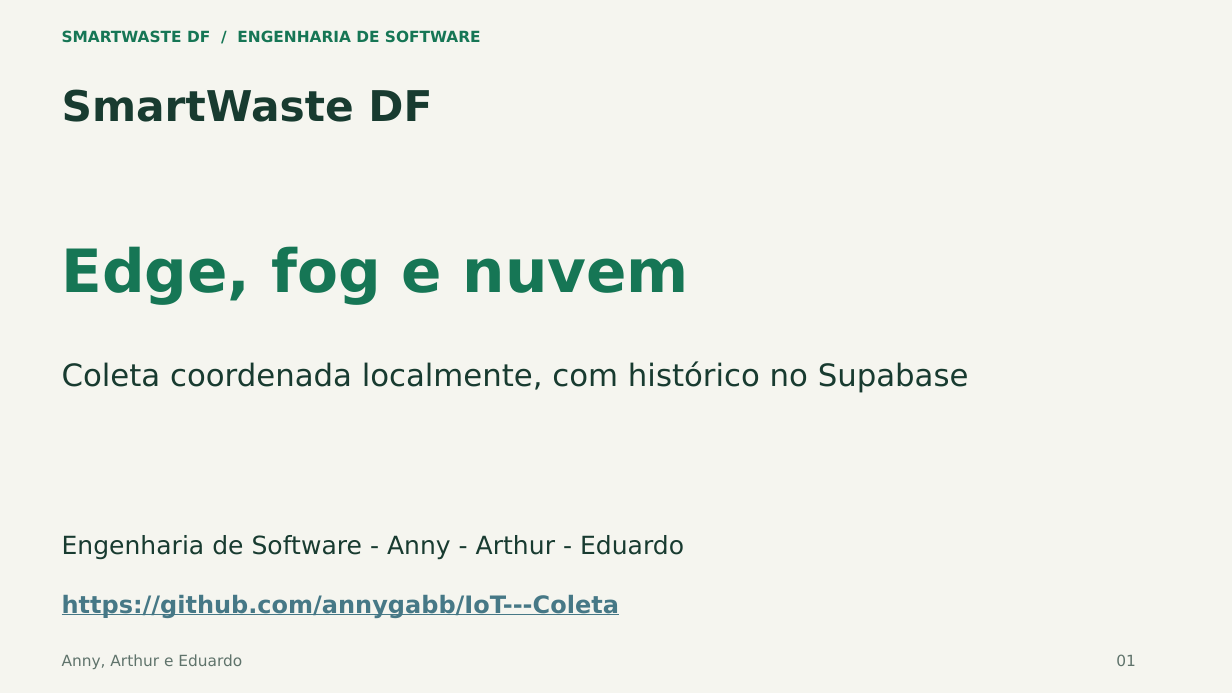
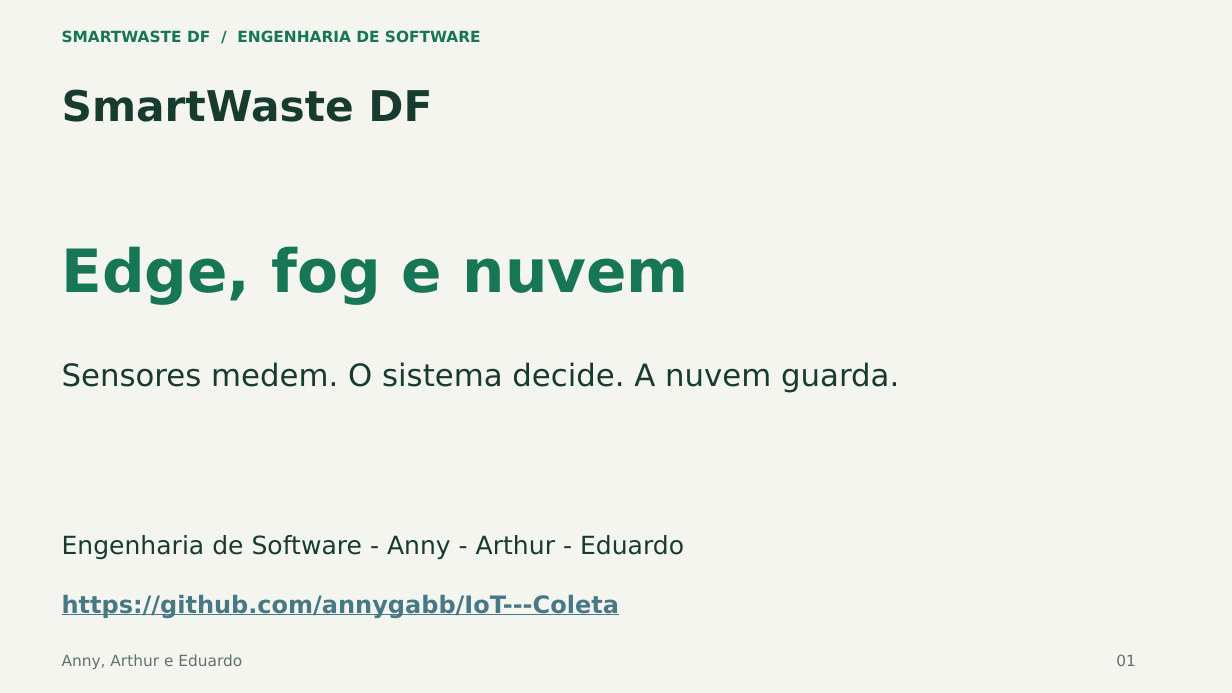
Before and after one commit to annygabb/IoT---Coleta, a slide deck: slide 1 of docs/entrega/SmartWaste_Apresentacao_Atualizada.pptx. Drawn at 1232x693 pixels with LibreOffice and Linux fonts; fonts in the diff are those of the drawing. Boxes give left, top, right and bottom in pixels: in the first picture for what was removed or moved away, otherwise in the second. Text is boxed around its words. In the diff, an @@ line names an element or a change of style, - is before the commit and + after.

```diff
--- a/docs/entrega/SmartWaste_Apresentacao_Atualizada.pptx
+++ b/docs/entrega/SmartWaste_Apresentacao_Atualizada.pptx
@@ text at (x1=62, y1=362, x2=899, y2=393): text changed @@
-Coleta coordenada localmente, com histórico no Supabase
+Sensores medem. O sistema decide. A nuvem guarda.
```
Also in this commit, not shown: 9 other slides changed, 10 slides removed, 1 other file.
